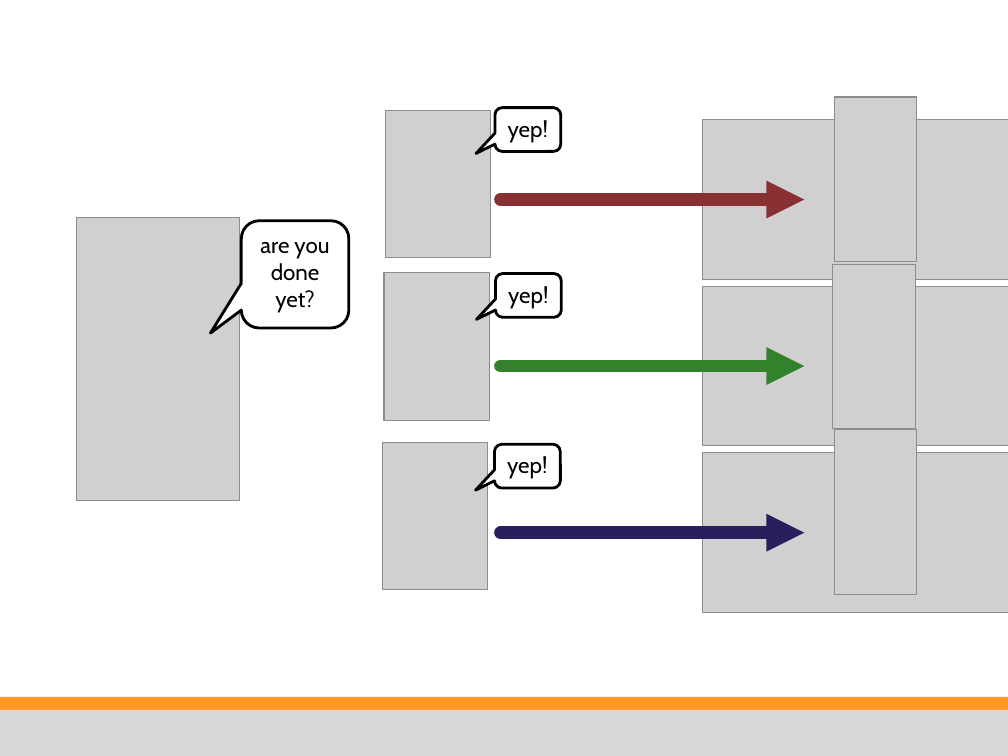
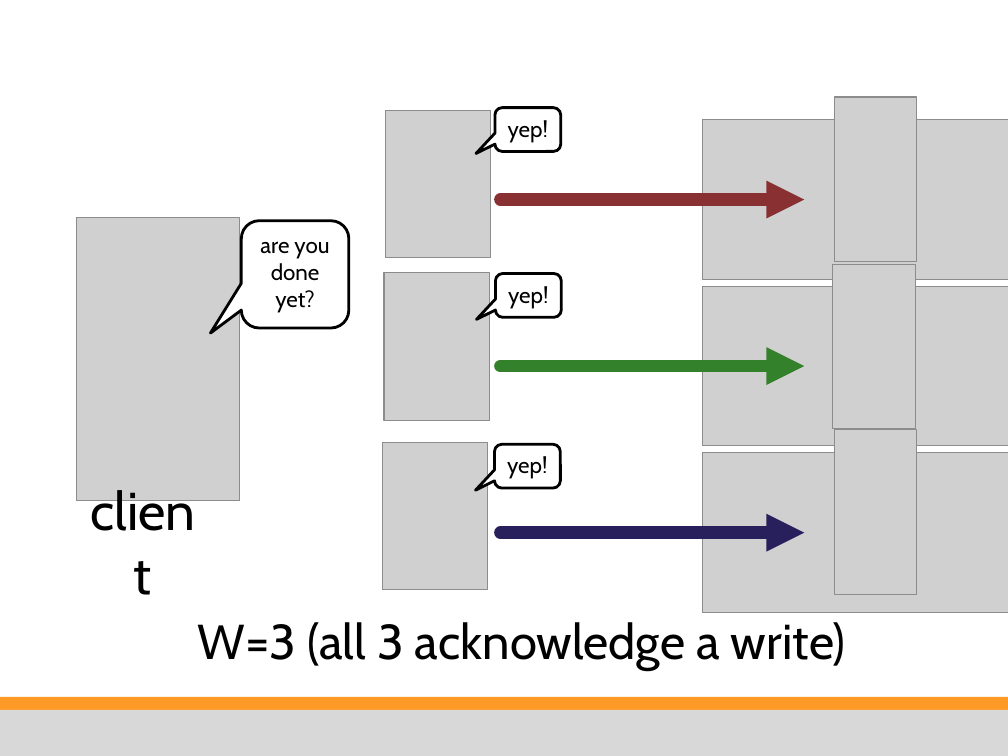
Before and after one commit to Cloudxtreme/training_material, a slide deck: slide 7 of unsorted/ps dev training/source ppt slides/Riak 202b - Quorum.pptx. Drawn at 1008x756 pixels with LibreOffice and Linux fonts; fonts in the diff are those of the drawing; grey boxes stand for pictures; background and template pictures are left out. Boxes give left, top, right and bottom in pixels: in the first picture for what was removed or moved away, otherwise in the second. Text is boxed around its words. In the diff, an @@ line names an element or a change of style, - is before the commit and + after.

```diff
--- a/unsorted/ps dev training/source ppt slides/Riak 202b - Quorum.pptx
+++ b/unsorted/ps dev training/source ppt slides/Riak 202b - Quorum.pptx
@@ text added at (81, 472, 220, 546), 38 pt, text #000000 @@
+client
@@ text added at (198, 622, 846, 670), 35 pt, text #000000 @@
+W=3 (all 3 acknowledge a write)
```
Also in this commit, not shown: 3 other slides changed, 6 other files.
